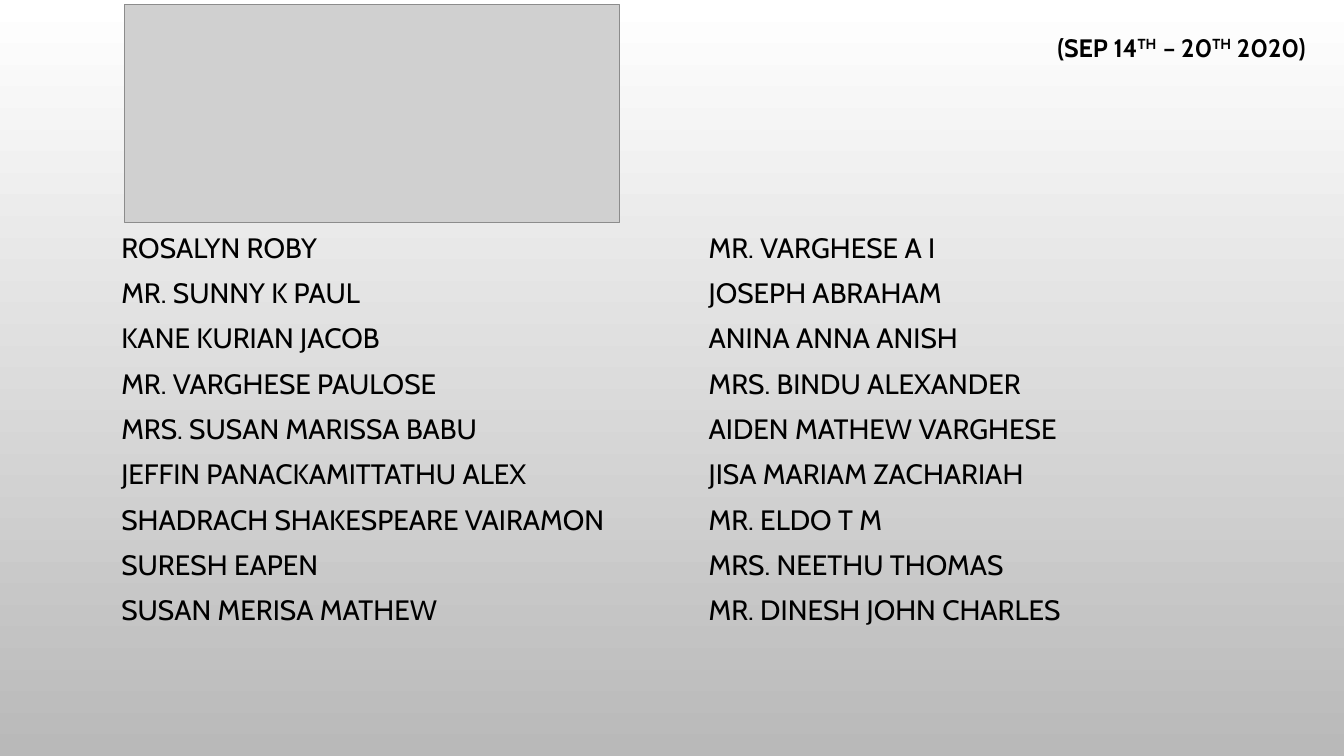
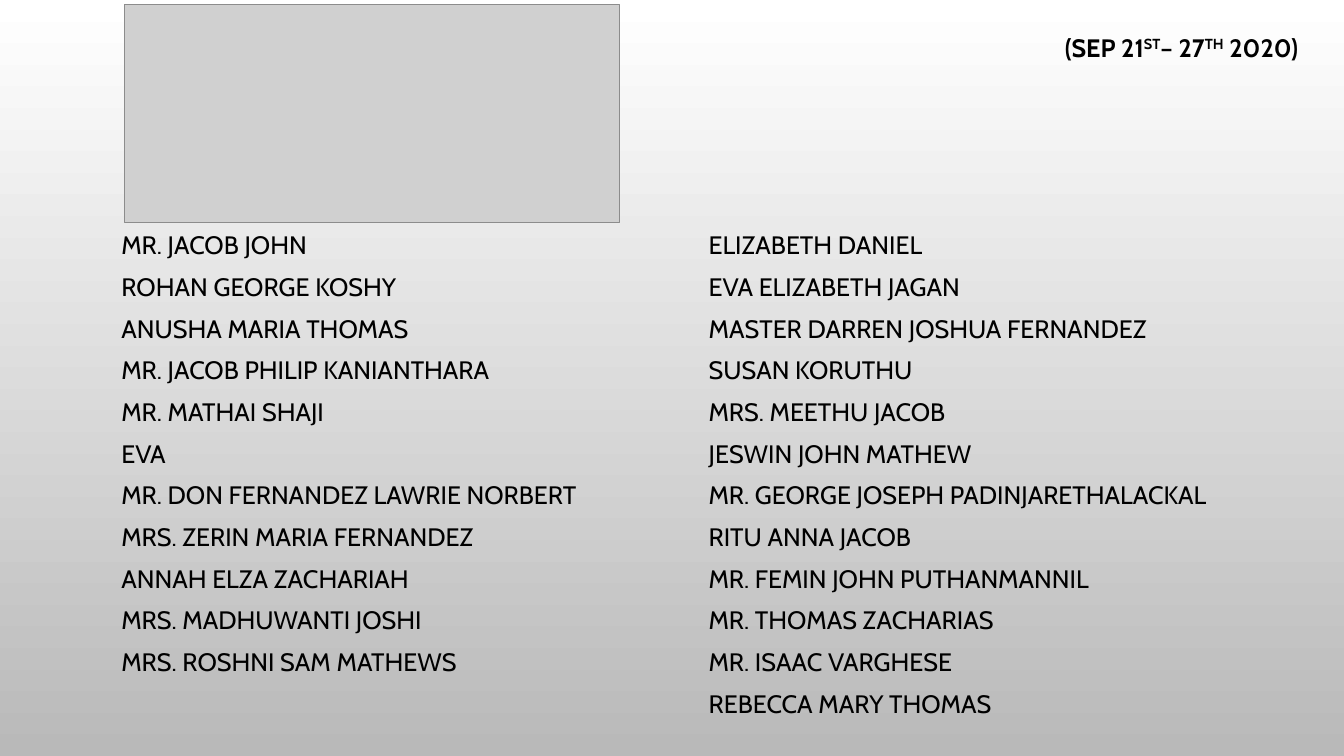
Before and after one commit to stoscsg/openlp-data, a slide deck: slide 1 of stosc_services/PPT/Birthday & Anniversaries.pptx. Drawn at 1344x756 pixels with LibreOffice and Linux fonts; fonts in the diff are those of the drawing; grey boxes stand for pictures; background and template pictures are left out. Boxes give left, top, right and bottom in pixels: in the first picture for what was removed or moved away, otherwise in the second. Text is boxed around its words. In the diff, an @@ line names an element or a change of style, - is before the commit and + after.

```diff
--- a/stosc_services/PPT/Birthday & Anniversaries.pptx
+++ b/stosc_services/PPT/Birthday & Anniversaries.pptx
@@ text at (1065, 38, 1298, 61): text changed @@
-(SEP 14TH – 20TH 2020)
+(SEP 21ST– 27TH 2020)
@@ text at (121, 236, 577, 672): text changed; size 20 to 18 pt @@
-ROSALYN ROBY
-MR. SUNNY K PAUL
-KANE KURIAN JACOB
-MR. VARGHESE PAULOSE
-MRS. SUSAN MARISSA BABU
-JEFFIN PANACKAMITTATHU ALEX
-SHADRACH SHAKESPEARE VAIRAMON
-SURESH EAPEN
-SUSAN MERISA MATHEW
+MR. JACOB JOHN
+ROHAN GEORGE KOSHY
+ANUSHA MARIA THOMAS
+MR. JACOB PHILIP KANIANTHARA
+MR. MATHAI SHAJI
+EVA
+MR. DON FERNANDEZ LAWRIE NORBERT
+MRS. ZERIN MARIA FERNANDEZ
+ANNAH ELZA ZACHARIAH
+MRS. MADHUWANTI JOSHI
+MRS. ROSHNI SAM MATHEWS
@@ text at (709, 236, 1206, 672): text changed; size 20 to 18 pt @@
-MR. VARGHESE A I
-JOSEPH ABRAHAM
-ANINA ANNA ANISH
-MRS. BINDU ALEXANDER
-AIDEN MATHEW VARGHESE
-JISA MARIAM ZACHARIAH
-MR. ELDO T M
-MRS. NEETHU THOMAS
-MR. DINESH JOHN CHARLES
+ELIZABETH DANIEL
+EVA ELIZABETH JAGAN
+MASTER DARREN JOSHUA FERNANDEZ
+SUSAN KORUTHU
+MRS. MEETHU JACOB
+JESWIN JOHN MATHEW
+MR. GEORGE JOSEPH PADINJARETHALACKAL
+RITU ANNA JACOB
+MR. FEMIN JOHN PUTHANMANNIL
+MR. THOMAS ZACHARIAS
+MR. ISAAC VARGHESE
+REBECCA MARY THOMAS
```
Also in this commit, not shown: 1 other slide changed, 3 other files.
